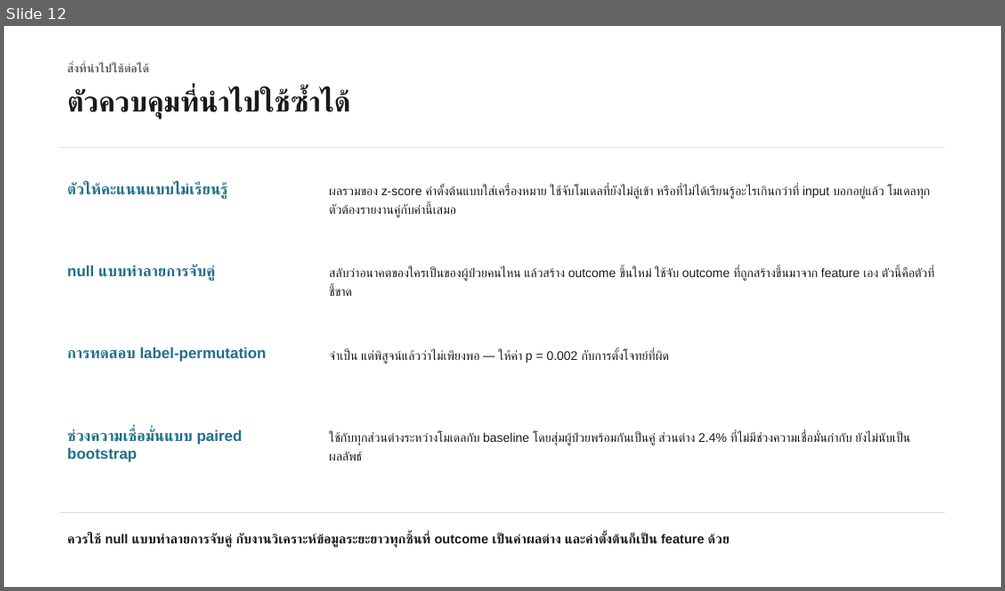
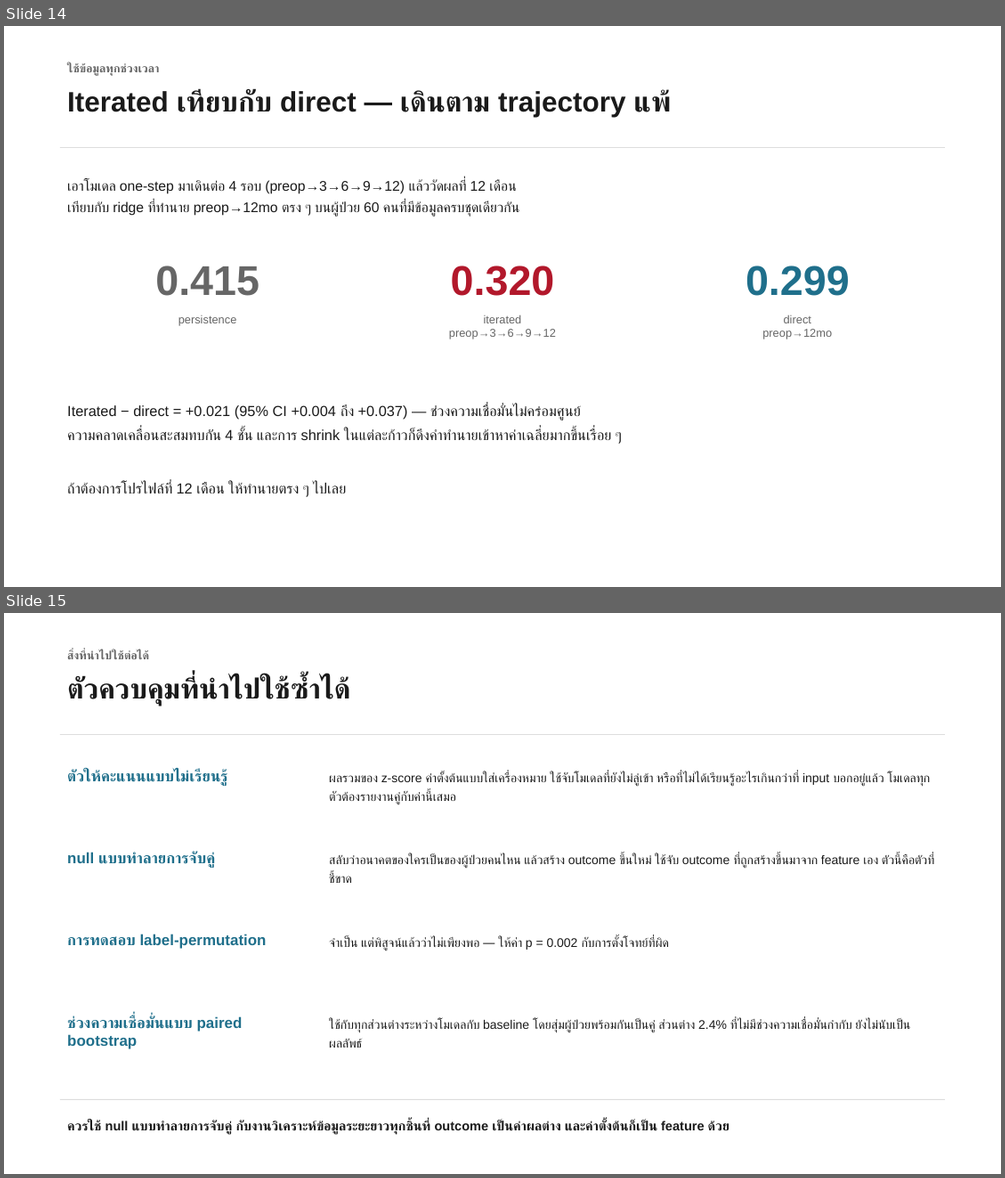
Before and after one commit to Calvinkub/mtbls242-forecast-honest, a slide deck: MTBLS242_forecast/mtbls242_forecast_correction_th.pptx. Shown one above the other, each under a label of ours: slide 12 before the commit, slides 14 and 15 after it. The pictures are 1005x591 and 1005x1178 pixels, drawn with LibreOffice and Linux fonts; fonts in the diff are those of the drawing. Boxes give left, top, right and bottom in pixels: in the first picture for what was removed or moved away, otherwise in the second. Text is boxed around its words. In the diff, an @@ line names an element or a change of style, - is before the commit and + after.

```diff
--- a/MTBLS242_forecast/mtbls242_forecast_correction_th.pptx
+++ b/MTBLS242_forecast/mtbls242_forecast_correction_th.pptx
@@ slide 14 added at bbox=[4, 26, 1001, 587], background #FFFFFF @@
@@ text added at bbox=[67, 63, 159, 76], 11 pt, text #666666, bold @@
+ใช้ข้อมูลทุกช่วงเวลา
@@ text added at bbox=[67, 89, 669, 117], 27 pt, text #1A1A1A, bold @@
+Iterated เทียบกับ direct — เดินตาม trajectory แพ้
@@ rectangle added at bbox=[60, 147, 945, 148], fill #DDDDDD @@
@@ text added at bbox=[67, 179, 519, 216], 13.5 pt, text #1A1A1A @@
+เอาโมเดล one-step มาเดินต่อ 4 รอบ (preop→3→6→9→12) แล้ววัดผลที่ 12 เดือน
+เทียบกับ ridge ที่ทำนาย preop→12mo ตรง ๆ บนผู้ป่วย 60 คนที่มีข้อมูลครบชุดเดียวกัน
@@ text added at bbox=[155, 265, 259, 296], 40 pt, text #666666, bold @@
+0.415
@@ text added at bbox=[451, 265, 555, 296], 40 pt, text #B2182B, bold @@
+0.320
@@ text added at bbox=[745, 265, 850, 296], 40 pt, text #1F6F8B, bold @@
+0.299
@@ text added at bbox=[178, 315, 237, 326], 11 pt, text #666666 @@
+persistence
@@ text added at bbox=[449, 315, 556, 339], 11 pt, text #666666 @@
+iterated
+preop→3→6→9→12
@@ text added at bbox=[762, 315, 832, 339], 11 pt, text #666666 @@
+direct
+preop→12mo
@@ text added at bbox=[67, 405, 622, 497], 14 pt, text #1A1A1A @@
+Iterated − direct = +0.021 (95% CI +0.004 ถึง +0.037) — ช่วงความเชื่อมั่นไม่คร่อมศูนย์
+ความคลาดเคลื่อนสะสมทบกัน 4 ชั้น และการ shrink ในแต่ละก้าวก็ดึงคำทำนายเข้าหาค่าเฉลี่ยมากขึ้นเรื่อย ๆ
+ถ้าต้องการโปรไฟล์ที่ 12 เดือน ให้ทำนายตรง ๆ ไปเลย
@@ what was slide 12 is now slide 15 @@
```
Also in this commit, not shown: 2 other slides added, 15 other files.
